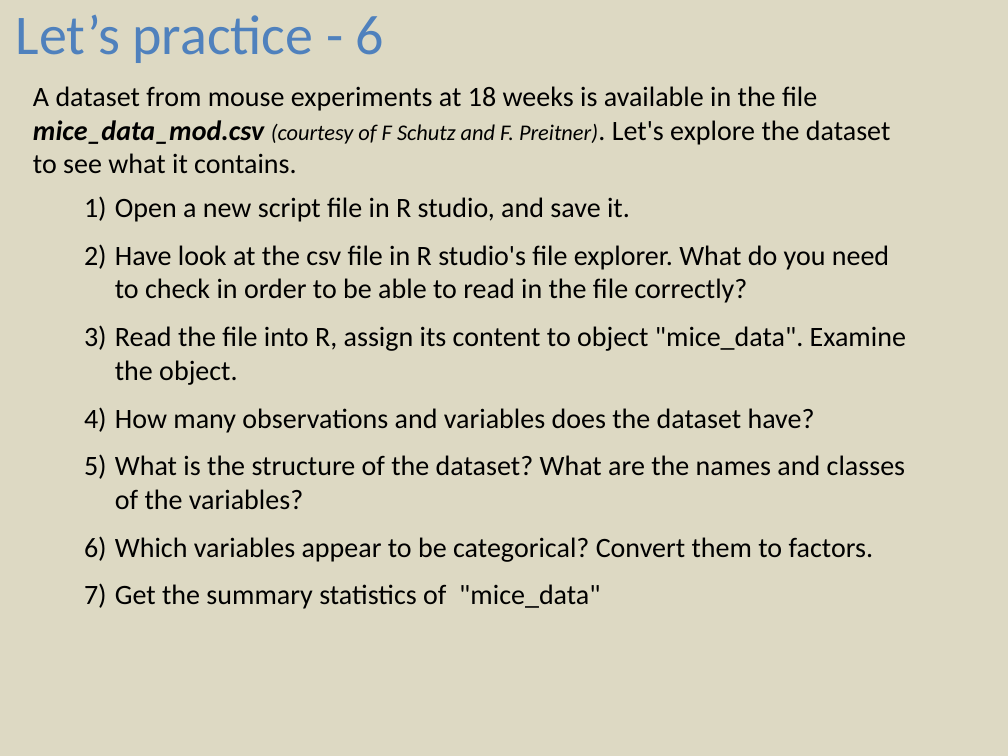
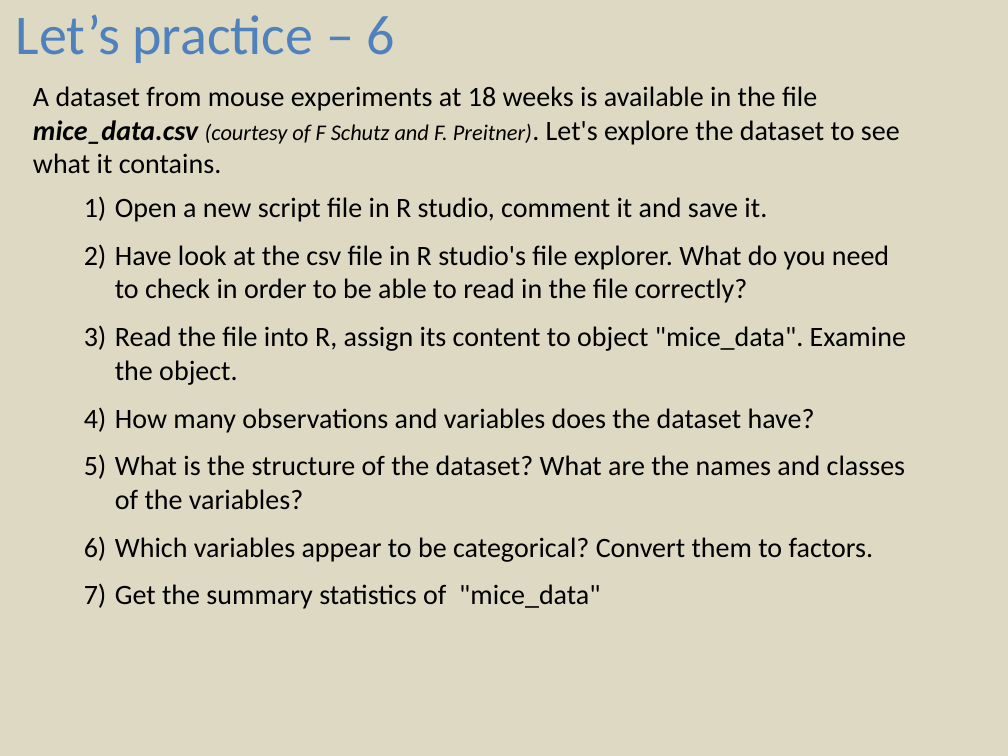
Before and after one commit to sib-swiss/first-steps-with-R-training, a slide deck: slide 7 of assets/pptx/First-steps-with-R_practicals_day1.pptx (slide 6 before the commit). Drawn at 1008x756 pixels with LibreOffice and Linux fonts; fonts in the diff are those of the drawing. Boxes give left, top, right and bottom in pixels: in the first picture for what was removed or moved away, otherwise in the second. Text is boxed around its words. In the diff, an @@ line names an element or a change of style, - is before the commit and + after.

```diff
--- a/assets/pptx/First-steps-with-R_practicals_day1.pptx
+++ b/assets/pptx/First-steps-with-R_practicals_day1.pptx
@@ text at bbox=[16, 15, 395, 63]: text changed @@
-Let’s practice - 6
+Let’s practice – 6
@@ text at bbox=[33, 86, 900, 222]: text changed @@
-A dataset from mouse experiments at 18 weeks is available in the file mice_data_mod.csv (courtesy of F Schutz and F. Preitner). Let's explore the dataset to see what it contains.
-  1) Open a new script file in R studio, and save it.
+A dataset from mouse experiments at 18 weeks is available in the file mice_data.csv (courtesy of F Schutz and F. Preitner). Let's explore the dataset to see what it contains.
+  1) Open a new script file in R studio, comment it and save it.
```
Also in this commit, not shown: 5 other slides changed, 2 slides added, 1 slide removed, 17 other files.
